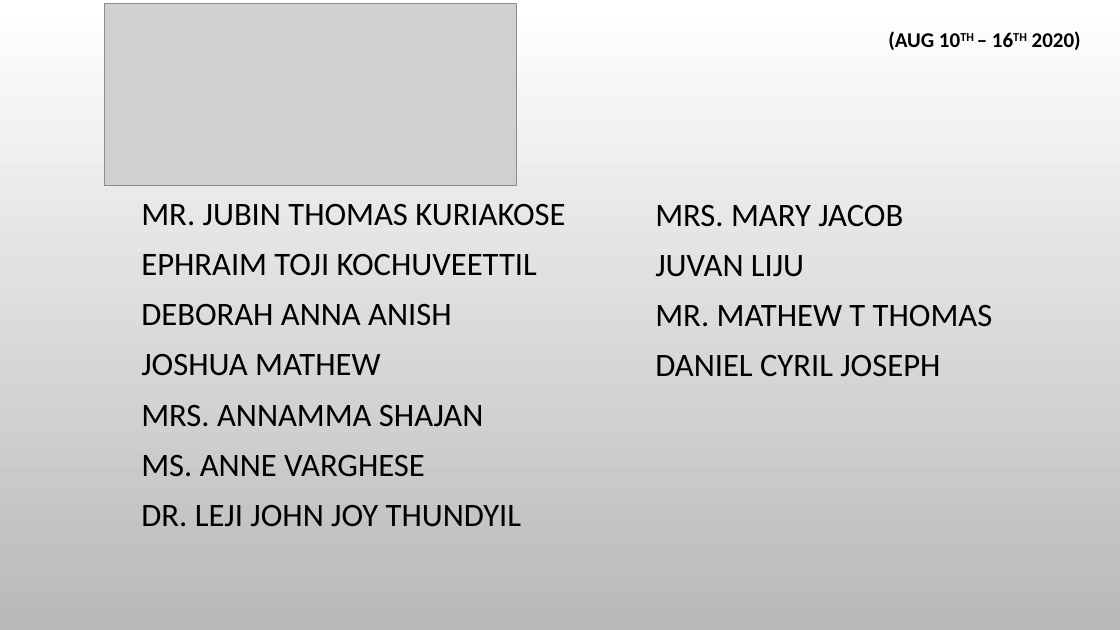
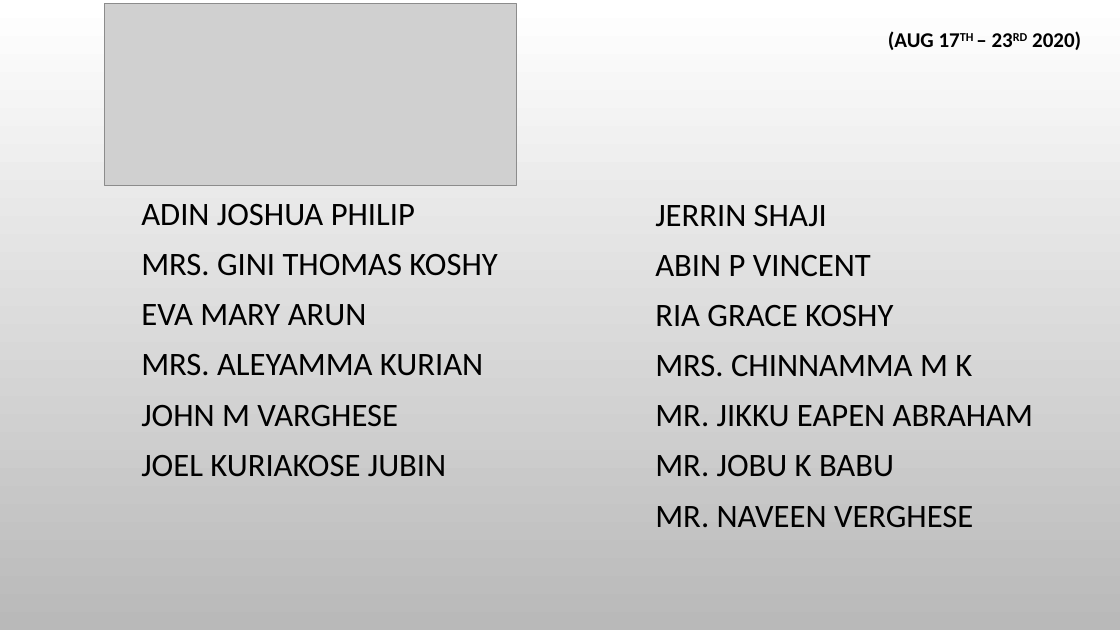
Before and after one commit to stoscsg/openlp-data, a slide deck: slide 1 of stosc_services/PPT/Birthday & Anniversaries.pptx. Drawn at 1120x630 pixels with LibreOffice and Linux fonts; fonts in the diff are those of the drawing; grey boxes stand for pictures; background and template pictures are left out. Boxes give left, top, right and bottom in pixels: in the first picture for what was removed or moved away, otherwise in the second. Text is boxed around its words. In the diff, an @@ line names an element or a change of style, - is before the commit and + after.

```diff
--- a/stosc_services/PPT/Birthday & Anniversaries.pptx
+++ b/stosc_services/PPT/Birthday & Anniversaries.pptx
@@ text at <box>888,31,1081,50</box>: text changed @@
-(AUG 10TH – 16TH 2020)
+(AUG 17TH – 23RD 2020)
@@ text at <box>141,204,497,477</box>: text changed @@
-MR. JUBIN THOMAS KURIAKOSE
-EPHRAIM TOJI KOCHUVEETTIL
-DEBORAH ANNA ANISH
-JOSHUA MATHEW
-MRS. ANNAMMA SHAJAN
-MS. ANNE VARGHESE
-DR. LEJI JOHN JOY THUNDYIL
+ADIN JOSHUA PHILIP
+MRS. GINI THOMAS KOSHY
+EVA MARY ARUN
+MRS. ALEYAMMA KURIAN
+JOHN M VARGHESE
+JOEL KURIAKOSE JUBIN
@@ text at <box>655,205,1033,527</box>: text changed @@
-MRS. MARY JACOB
-JUVAN LIJU
-MR. MATHEW T THOMAS
-DANIEL CYRIL JOSEPH
+JERRIN SHAJI
+ABIN P VINCENT
+RIA GRACE KOSHY
+MRS. CHINNAMMA M K
+MR. JIKKU EAPEN ABRAHAM
+MR. JOBU K BABU
+MR. NAVEEN VERGHESE
```
Also in this commit, not shown: 1 other slide changed, 1 other file.
